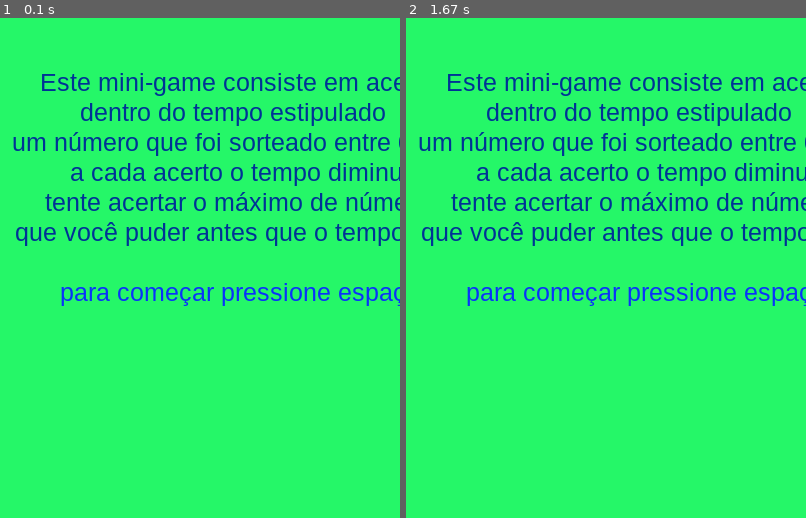
Above: before the commit, frames 1-2 (left to right).
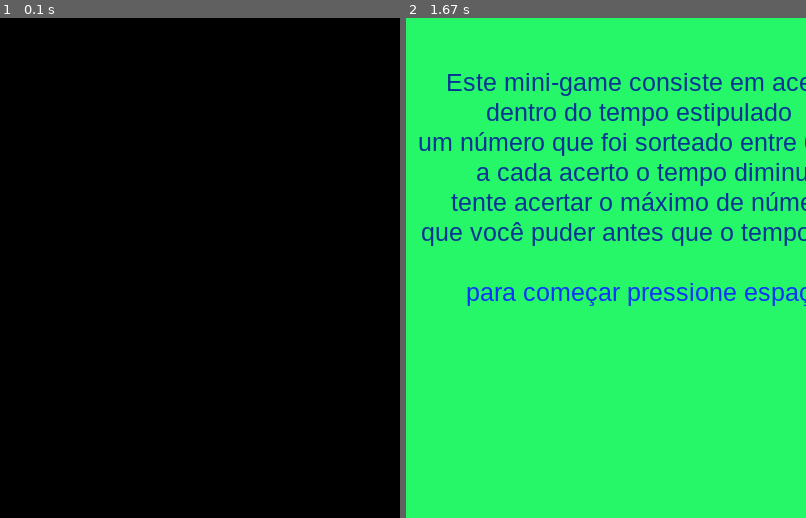
Above: after the commit, the same moments.

Repository: Isaac2109/Projeto-Numbers
Game: pygame game, started from numbers_pygame.py
The game is run twice, just before and just after one commit, with the same random seed, the same clock (stepped at 60 frames per second) and the same inputs.
Inputs:
- Up to frame 1 (0.1 s): no input
- Up to frame 2 (1.67 s): no input

The runs differ from the first frame. In frame 1, 100% of the frame differs, in the area x 0-100%, y 0-100%; in frame 2, nothing differs.

Commit message:
Update numbers_pygame.py
Fiz algumas modificações tentando adicionar um temporizador, mas ainda não conclui essa funcionalidade.

Diff:
--- a/numbers_pygame.py
+++ b/numbers_pygame.py
@@ -1,4 +1,5 @@
 import os
+from time import sleep
 import pygame as pg, random
 from pygame.locals import *
 
@@ -8,7 +9,6 @@
 tela = pg.display.set_mode((400,500))
 pg.display.set_caption("Numbers")
 
-dica = 0
 numero_sorteado = 0
 font = pg.font.Font(None, 32)
 input_box = pg.Rect(100,150,140,32)
@@ -61,6 +61,12 @@
 text_dica_maior = font_menor.render("O número sorteado é maior do que seu palpite", 1, (0, 50, 150))
 text_acertou = font_text.render("Você acertou o número sorteado", 1, (0, 50, 150))
 
+temporizador = list(range(60))
+for sec in temporizador:
+    print(len(temporizador))
+    sleep(1)
+    del temporizador[:-1]
+
 
 # tela restart
 tela_restart = False
@@ -77,7 +83,6 @@
         tela.blit(text_inicial_5, (45,170))
         tela.blit(text_inicial_6, (15,200))
         tela.blit(text_inicial_7, (60,260))
-
 
         for event in pg.event.get():
             if event.type == pg.QUIT:
